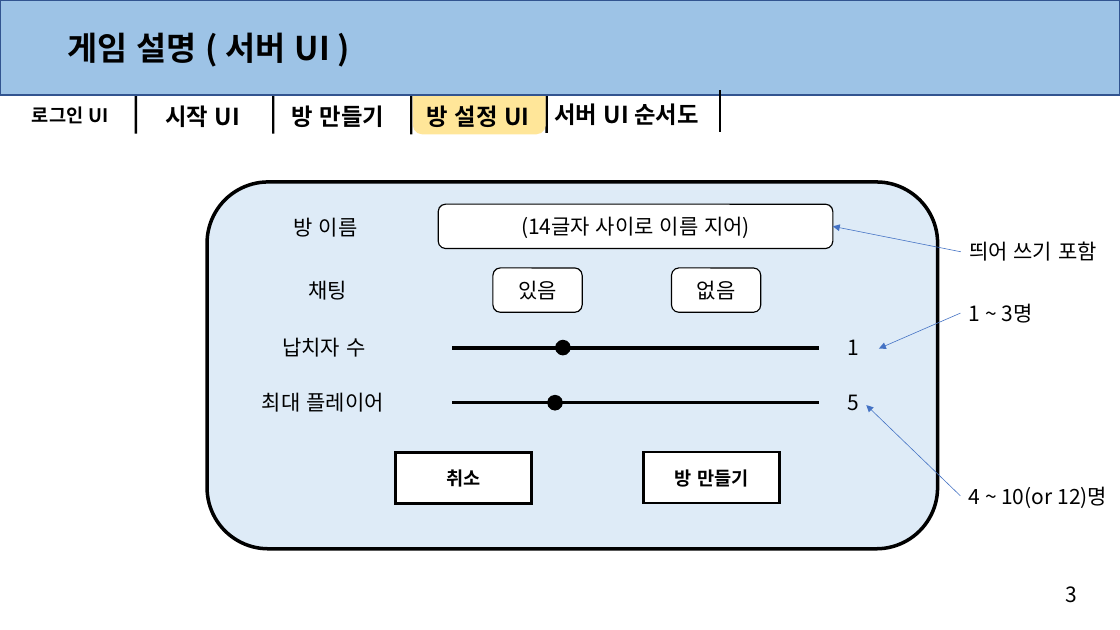
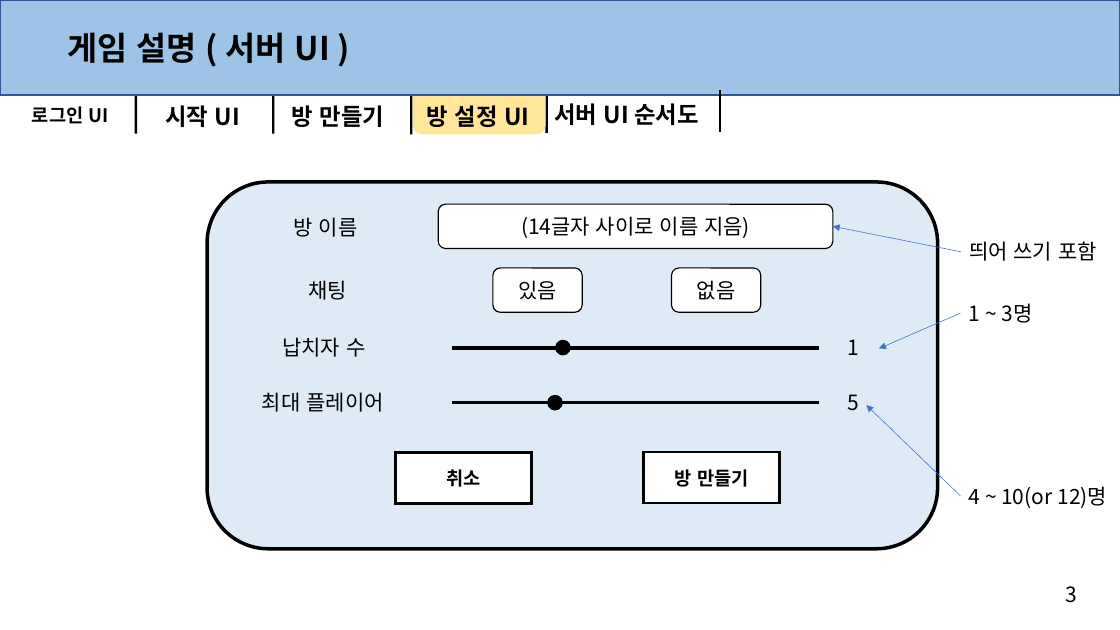
Before and after one commit to anglik0370/EscapeIsland, a slide deck: slide 5 of Document/UI/서버 UI.pptx. Drawn at 1120x630 pixels with LibreOffice and Linux fonts; fonts in the diff are those of the drawing. Boxes give left, top, right and bottom in pixels: in the first picture for what was removed or moved away, otherwise in the second. Text is boxed around its words. In the diff, an @@ line names an element or a change of style, - is before the commit and + after.

```diff
--- a/Document/UI/서버 UI.pptx
+++ b/Document/UI/서버 UI.pptx
@@ text in rounded rectangle at [521, 216, 750, 238]: text changed @@
-(14글자 사이로 이름 지어)
+(14글자 사이로 이름 지음)
```
Also in this commit, not shown: 6 other files.
